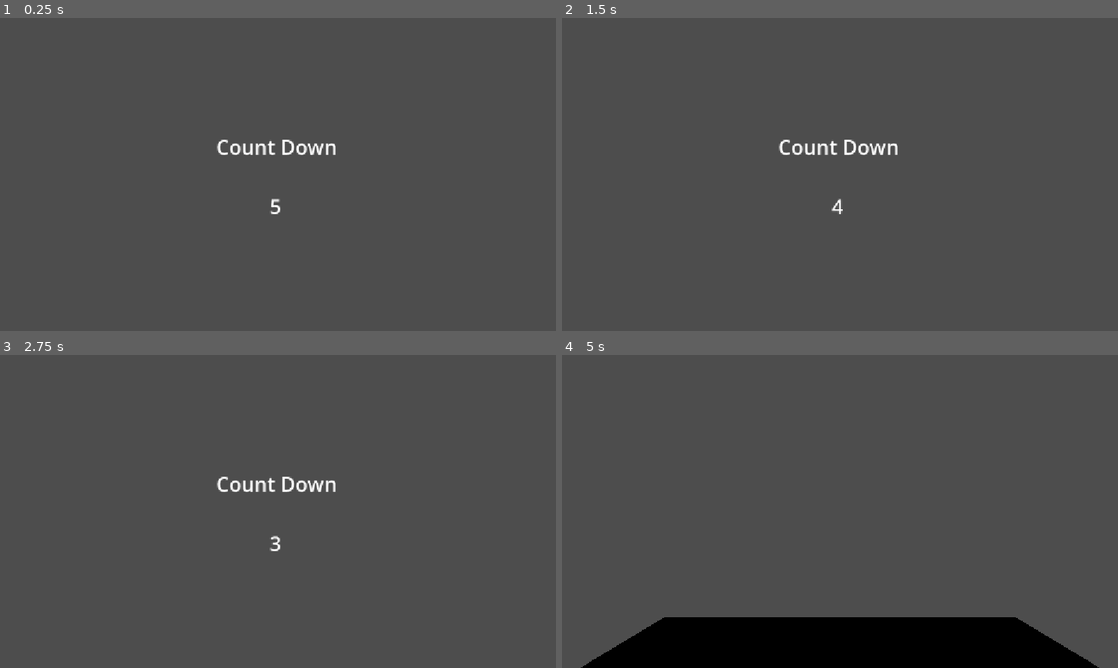
Above: before the commit, frames 1-4 (two rows, left to right).
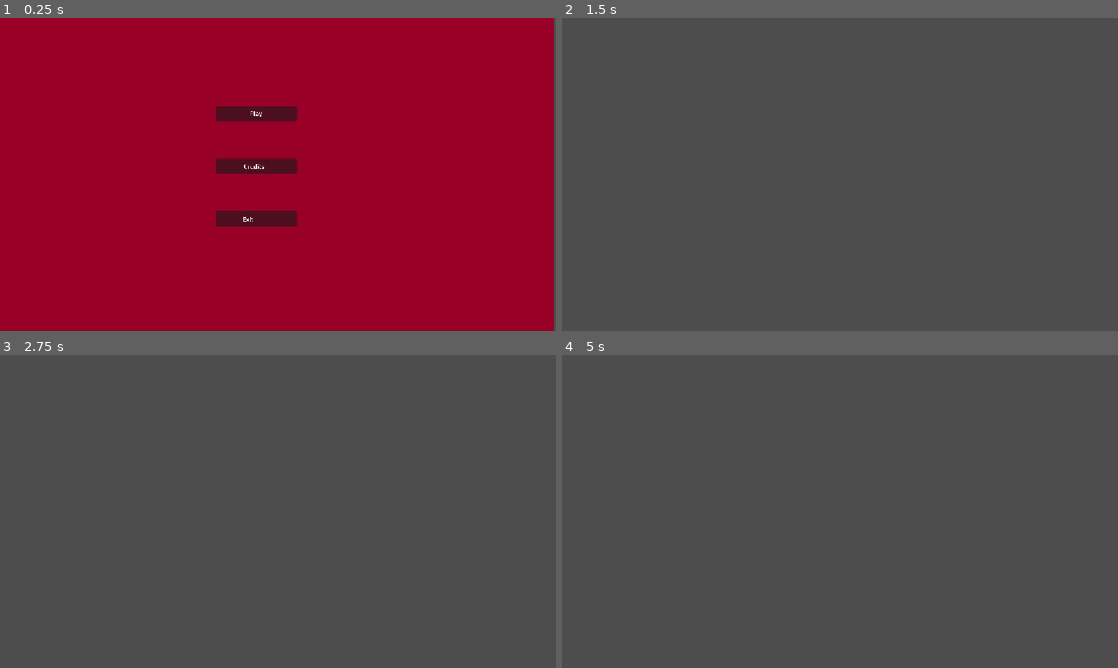
Above: after the commit, the same moments.

Repository: MichaelRRyan/gmtk-2026-countdown
Game: Godot game, scene res://screens/main_menu.tscn
Two runs of this game, one before a commit and one after it. Both use one fixed random seed, a clock stepped at 60 frames per second and the inputs below. Before the commit the project starts from res://screens/landing_screen.tscn.
Inputs (mouse positions are in pixels of both pictures, inside the frame that each line leads up to):
- Up to frame 1 (0.25 s): no input
- Up to frame 2 (1.5 s): click (817, 165) at 0.5 s, where only the run after the commit has a clickable "Credits"; tap Enter at 1.25 s; move the mouse to (962, 158) at 1.27 s; press the mouse at (962, 158) at 1.28 s; hold D (move_right) from 1.28 s (still down)
- Up to frame 3 (2.75 s): tap Space (jump) at 1.52, 2.27 s; move the mouse to (166, 527) at 2.02 s; release D (move_right) at 2.03 s; release the mouse at (166, 527) at 2.03 s; hold S (move_back) from 2.03 s (still down); click (166, 527) at 2.1 s
- Up to frame 4 (5 s): tap Space (jump) at 2.75, 3.77, 4.25, 4.52 s; move the mouse to (895, 442) at 2.77 s; release S (move_back) at 2.78 s; press the mouse at (895, 442) at 2.78 s; hold D (move_right) 2.78-3.53 s; tap Enter at 3.5 s; move the mouse to (812, 574) at 3.52 s; release the mouse at (812, 574) at 3.53 s; hold W (move_forward) 3.53-4.28 s; click (812, 574) at 3.6 s; move the mouse to (1006, 558) at 4.27 s; press the mouse at (1006, 558) at 4.28 s; hold A (move_left) from 4.28 s (still down)

The runs differ from the first frame. In frame 1, 100% of the frame differs, in the area x 0-100%, y 0-100%; in frame 2, 0.5%; in frame 3, 0.5%; in frame 4, 13%.

Commit message:
Created main menu and credits scene

Diff:
--- a/project.godot
+++ b/project.godot
@@ -11,7 +11,7 @@
 [application]
 
 config/name="GMTK-2026"
-run/main_scene="uid://2jpg6aoiq0hp"
+run/main_scene="uid://otehevk40x1d"
 config/features=PackedStringArray("4.7", "Forward Plus")
 config/icon="res://icon.svg"
 
--- /dev/null
+++ b/screens/Credits.tscn
@@ -0,0 +1,8 @@
+[gd_scene format=3 uid="uid://n6yywsyd82vx"]
+
+[ext_resource type="Script" uid="uid://dyk3kplt3untm" path="res://screens/credits.gd" id="1_8ga8i"]
+
+[node name="Credits" type="Control" unique_id=303498971]
+layout_mode = 3
+anchors_preset = 0
+script = ExtResource("1_8ga8i")
--- /dev/null
+++ b/screens/credits.gd
@@ -0,0 +1,3 @@
+extends Control
+
+class_name credits
--- /dev/null
+++ b/screens/main_menu.gd
@@ -0,0 +1,22 @@
+extends Control
+
+class_name  main_menu
+
+var tree: SceneTree = null
+@export
+var main_level: PackedScene
+@onready
+var container : VBoxContainer = $ButtonsContainer
+
+func _ready():
+	tree = get_tree()
+
+func _on_exit_pressed():
+	tree.quit()
+
+func _on_credits_pressed():
+	tree.change_scene_to_file("res://screens/Credits.tscn")
+
+
+func _on_play_pressed():
+	tree.change_scene_to_packed(main_level)
--- /dev/null
+++ b/screens/main_menu.tscn
@@ -0,0 +1,109 @@
+[gd_scene format=3 uid="uid://otehevk40x1d"]
+
+[ext_resource type="Script" uid="uid://d1ui5d3fvkqdd" path="res://screens/main_menu.gd" id="1_ocono"]
+[ext_resource type="PackedScene" uid="uid://2jpg6aoiq0hp" path="res://screens/landing_screen.tscn" id="2_p3cyw"]
+
+[sub_resource type="Theme" id="Theme_dqmnb"]
+default_font_size = 18
+
+[node name="MainMenu" type="Control" unique_id=1967915757]
+layout_mode = 3
+anchors_preset = 15
+anchor_right = 1.0
+anchor_bottom = 1.0
+grow_horizontal = 2
+grow_vertical = 2
+script = ExtResource("1_ocono")
+main_level = ExtResource("2_p3cyw")
+
+[node name="ColorRect" type="ColorRect" parent="." unique_id=517693782]
+layout_mode = 1
+anchors_preset = 15
+anchor_right = 1.0
+anchor_bottom = 1.0
+offset_left = -5.0
+offset_right = -5.0
+grow_horizontal = 2
+grow_vertical = 2
+color = Color(0.59839195, 0, 0.1590251, 1)
+
+[node name="ButtonsContainer" type="VBoxContainer" parent="." unique_id=1826921472]
+custom_minimum_size = Vector2(0, 40)
+layout_mode = 1
+anchors_preset = 8
+anchor_left = 0.5
+anchor_top = 0.5
+anchor_right = 0.5
+anchor_bottom = 0.5
+offset_left = -129.0
+offset_top = -142.0
+offset_right = 40.0
+offset_bottom = 109.5
+grow_horizontal = 2
+grow_vertical = 2
+theme = SubResource("Theme_dqmnb")
+theme_override_constants/separation = 77
+alignment = 1
+
+[node name="Play" type="Button" parent="ButtonsContainer" unique_id=1390833823]
+layout_mode = 2
+size_flags_vertical = 3
+
+[node name="Label" type="Label" parent="ButtonsContainer/Play" unique_id=1753529025]
+layout_mode = 1
+anchors_preset = 15
+anchor_right = 1.0
+anchor_bottom = 1.0
+offset_left = 62.0
+offset_top = 8.5
+offset_right = 65.0
+offset_bottom = 41.5
+grow_horizontal = 2
+grow_vertical = 2
+scale = Vector2(0.25, 0.25)
+theme_override_font_sizes/font_size = 50
+text = "Play"
+horizontal_alignment = 1
+vertical_alignment = 1
+
+[node name="Credits" type="Button" parent="ButtonsContainer" unique_id=522914771]
+layout_mode = 2
+size_flags_vertical = 3
+
+[node name="Label" type="Label" parent="ButtonsContainer/Credits" unique_id=1466203722]
+layout_mode = 1
+anchors_preset = 15
+anchor_right = 1.0
+anchor_bottom = 1.0
+offset_left = 58.0
+offset_top = 7.5
+offset_right = 73.0
+offset_bottom = 44.5
+grow_horizontal = 2
+grow_vertical = 2
+scale = Vector2(0.25, 0.25)
+theme_override_font_sizes/font_size = 50
+text = "Credits"
+
+[node name="Exit" type="Button" parent="ButtonsContainer" unique_id=1322687485]
+layout_mode = 2
+size_flags_vertical = 3
+
+[node name="Label" type="Label" parent="ButtonsContainer/Exit" unique_id=1713475939]
+layout_mode = 1
+anchors_preset = 15
+anchor_right = 1.0
+anchor_bottom = 1.0
+offset_left = 56.0
+offset_top = 7.5
+offset_right = 56.0
+offset_bottom = 43.5
+grow_horizontal = 2
+grow_vertical = 2
+scale = Vector2(0.25, 0.25)
+theme_override_font_sizes/font_size = 50
+text = "Exit"
+
+[connection signal="pressed" from="ButtonsContainer/Play" to="." method="_on_play_pressed"]
+[connection signal="pressed" from="ButtonsContainer/Credits" to="." method="_on_credits_pressed"]
+[connection signal="pressed" from="ButtonsContainer/Exit" to="." method="_on_exit_pressed"]
Not shown, added: screens/credits.gd.uid
Not shown, added: screens/main_menu.gd.uid
